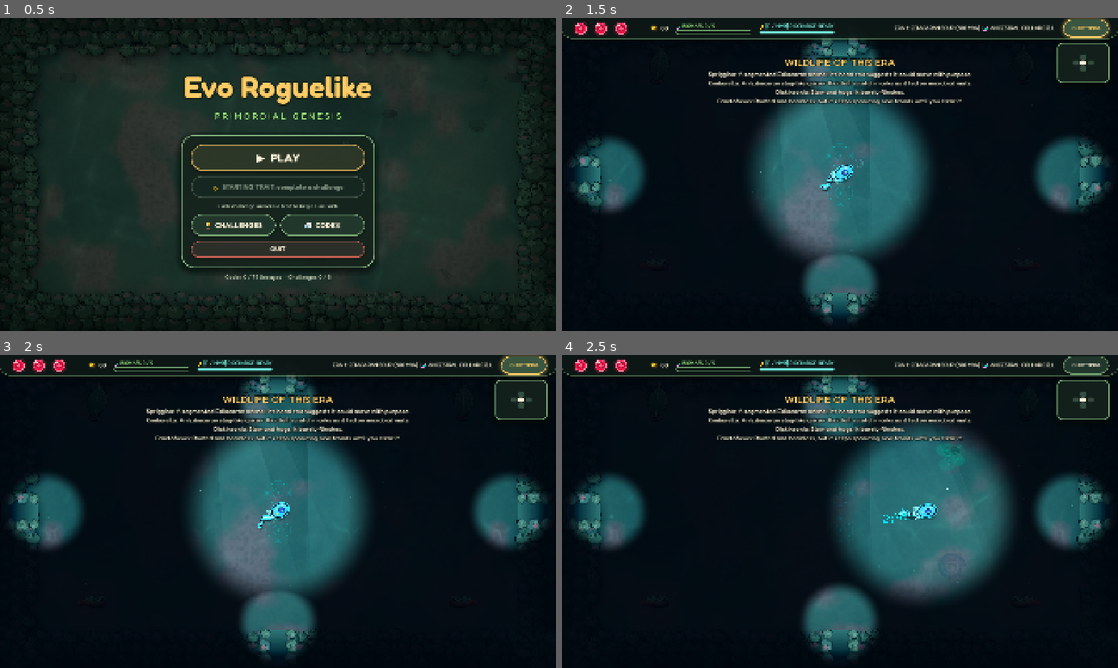
Above: before the commit, frames 1-4 (two rows, left to right).
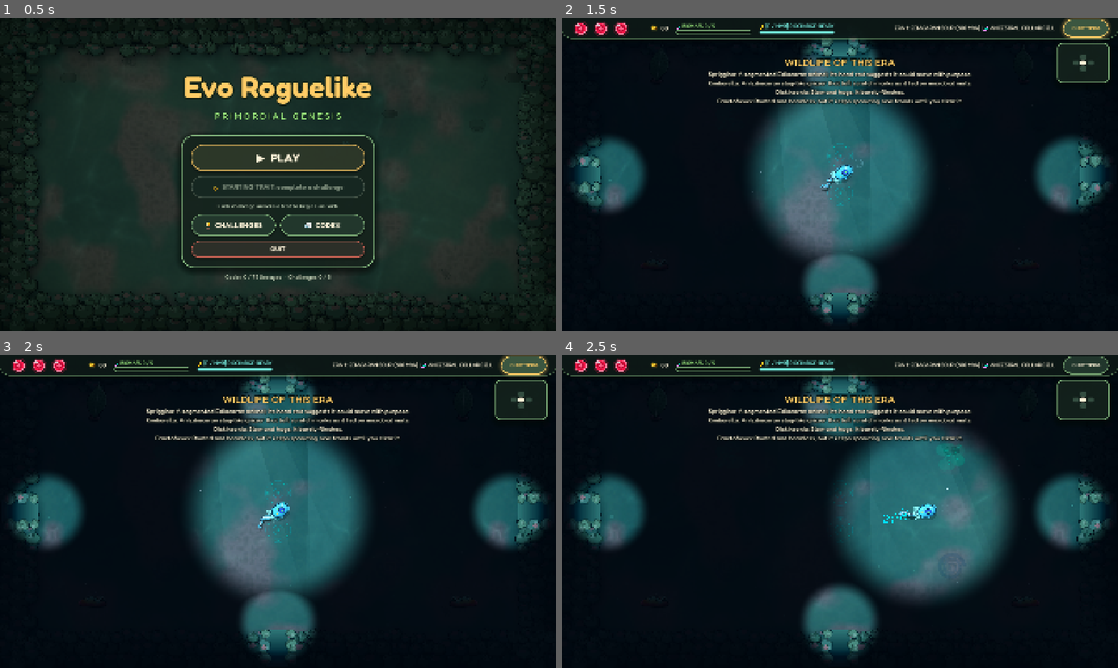
Above: after the commit, the same moments.

Repository: kurosatto/Game
Game: Godot game, scene res://MainMenu.tscn
Same seed, same stepped clock (60 frames per second), same inputs: the game is played once before the commit and once after it.
Inputs (mouse positions are in pixels of both pictures, inside the frame that each line leads up to):
- Up to frame 1 (0.5 s): no input
- Up to frame 2 (1.5 s): click "▶ PLAY" at 0.5 s; click "⚙ SETTINGS" at 1.25 s
- Up to frame 3 (2 s): no input
- Up to frame 4 (2.5 s): tap Enter at 2 s; move the mouse to (962, 495) at 2.02 s; hold D (move_right) from 2.03 s (still down); tap Shift (dash) at 2.1 s; click (962, 495) at 2.17 s; tap Space at 2.27 s

Frame 1 is identical in both runs. In frame 2, 0.1% of the frame differs, in the area x 46-53%, y 46-55%; in frame 3, 0.1%, in the area x 46-53%, y 46-56%; in frame 4, 0.1%.

Commit message:
Prototype: light and shade the player forms as rounded volumes
Co-Authored-By: Claude Opus 5.5 <noreply@anthropic.com>
Claude-Session: https://claude.ai/code/session_01MfNKW5Sgagkf8vqQY56gvZ

Diff:
--- a/PlayerBody.gd
+++ b/PlayerBody.gd
@@ -11,7 +11,7 @@
 
 const OUTLINE := Color(0.05, 0.07, 0.12, 1.0)
 # Rim around the silhouette so the player always reads as the player
-const HALO := Color(0.35, 0.93, 1.0, 1.0)
+const HALO := Color(0.42, 0.78, 0.86, 1.0)
 const OW := 2.0
 
 var player: Node = null
@@ -135,6 +135,7 @@
 	if not FORMS.has(form_id):
 		return
 	var spec: Array = FORMS[form_id]
+	_update_light()
 	# Whole-body motion: lunge into strikes, lag behind acceleration, shake
 	# when hurt
 	var off = Vector2(lunge * 4.0, 0) + _lag
@@ -183,7 +184,7 @@
 	return Color(0, 0, 0, 0.22) if shadow_pass else HALO
 
 func _rim_w() -> float:
-	return 0.0 if shadow_pass else 3.6
+	return 0.0 if shadow_pass else 2.4
 
 # Outlined filled polygon. The halo and shadow passes draw the silhouette only.
 func shape(pts: PackedVector2Array, col: Color, w: float = OW) -> bool:
@@ -199,7 +200,10 @@
 		else:
 			draw_polyline(rim, HALO, w + _rim_w(), true)
 		return true
-	draw_colored_polygon(pts, col)
+	if col.a > 0.8:
+		lit_poly(pts, col)
+	else:
+		draw_colored_polygon(pts, col)
 	if w > 0 and col.a > 0.8:
 		var r := Rect2(pts[0], Vector2.ZERO)
 		for q in pts:
@@ -210,8 +214,96 @@
 	if w > 0:
 		var loop := pts.duplicate()
 		loop.append(pts[0])
-		draw_polyline(loop, OUTLINE, w, true)
+		draw_polyline(loop, ink(col), w, true)
 	return true
+
+# ── Lighting ──
+# Every body part is shaded as a rounded volume lit from the top left of the
+# screen: a soft diffuse falloff into cool shadow, a wet specular glint and
+# a darker rim where the surface turns away, so parts read as solid, glossy
+# animal bodies instead of flat cut-outs.
+const LIGHT := Vector3(-0.42, -0.62, 0.66)
+var _L := LIGHT.normalized()
+
+func _update_light():
+	var l2 = Vector2(LIGHT.x, LIGHT.y).rotated(-global_rotation)
+	_L = Vector3(l2.x, l2.y, LIGHT.z).normalized()
+
+# Line colour: a deep shade of the part's own colour rather than flat black
+static func ink(col: Color) -> Color:
+	return Color(col.r * 0.22 + 0.03, col.g * 0.22 + 0.03, col.b * 0.26 + 0.05, 1.0)
+
+func lit(col: Color, n: Vector3) -> Color:
+	var d = n.dot(_L)
+	var diff = clamp(d * 0.5 + 0.5, 0.0, 1.0) # wrapped, soft terminator
+	diff = diff * diff * (3.0 - 2.0 * diff)
+	var shadow = Color(col.r * 0.42, col.g * 0.48, col.b * 0.62 + 0.04)
+	var light = Color(min(col.r * 1.12 + 0.04, 1.0), min(col.g * 1.1 + 0.04, 1.0), min(col.b * 1.05 + 0.03, 1.0))
+	var c = shadow.lerp(light, diff)
+	var h = (_L + Vector3(0, 0, 1)).normalized()
+	var spec = pow(max(n.dot(h), 0.0), 28.0) * 0.55
+	var rim = pow(1.0 - clamp(n.z, 0.0, 1.0), 3.0) * 0.18
+	return Color(min(c.r + spec - rim, 1.0), min(c.g + spec - rim, 1.0), min(c.b + spec - rim * 0.8, 1.0), col.a)
+
+const RINGS := [1.0, 0.86, 0.68, 0.46, 0.22]
+
+# Polygon shaded as a dome over its outline (rings shrinking to the centre)
+func lit_poly(pts: PackedVector2Array, col: Color):
+	var n = pts.size()
+	var c := Vector2.ZERO
+	for q in pts:
+		c += q
+	c /= n
+	var verts := PackedVector2Array()
+	var cols := PackedColorArray()
+	for s in RINGS:
+		var r = s * 0.94
+		var z = sqrt(max(0.0, 1.0 - r * r))
+		for q in pts:
+			var d: Vector2 = q - c
+			var dir = d.normalized() if d.length() > 0.001 else Vector2.ZERO
+			verts.append(c + d * s)
+			cols.append(lit(col, Vector3(dir.x * r, dir.y * r, z)))
+	verts.append(c)
+	cols.append(lit(col, Vector3(0, 0, 1)))
+	var idx := PackedInt32Array()
+	for k in RINGS.size() - 1:
+		for i in n:
+			var a = k * n + i
+			var b = k * n + (i + 1) % n
+			var a2 = a + n
+			var b2 = b + n
+			idx.append_array([a, b, b2, a, b2, a2])
+	var last = (RINGS.size() - 1) * n
+	var centre = verts.size() - 1
+	for i in n:
+		idx.append_array([last + i, last + (i + 1) % n, centre])
+	RenderingServer.canvas_item_add_triangle_array(get_canvas_item(), idx, verts, cols)
+
+# Long body shaded as a cylinder along its spine
+func lit_tube(spine: Array, widths: Array, col: Color):
+	var n = spine.size()
+	if n < 2:
+		return
+	var across := [-1.0, -0.7, -0.35, 0.0, 0.35, 0.7, 1.0]
+	var m = across.size()
+	var verts := PackedVector2Array()
+	var cols := PackedColorArray()
+	for i in n:
+		var a: Vector2 = spine[max(i - 1, 0)]
+		var b: Vector2 = spine[min(i + 1, n - 1)]
+		var tn = (b - a).normalized()
+		var nm = Vector2(-tn.y, tn.x)
+		for u in across:
+			var uu = u * 0.94
+			verts.append(spine[i] + nm * widths[i] * u)
+			cols.append(lit(col, Vector3(nm.x * uu, nm.y * uu, sqrt(1.0 - uu * uu))))
+	var idx := PackedInt32Array()
+	for i in n - 1:
+		for j in m - 1:
+			var a = i * m + j
+			idx.append_array([a, a + 1, a + m + 1, a, a + m + 1, a + m])
+	RenderingServer.canvas_item_add_triangle_array(get_canvas_item(), idx, verts, cols)
 
 func fill(pts: PackedVector2Array, col: Color):
 	if halo_pass or pts.size() < 3 or Geometry2D.triangulate_polygon(pts).is_empty():
@@ -234,8 +326,11 @@
 			draw_circle(c, r + w * 0.5 + (0.0 if shadow_pass else 2.5), _rim_col(), true, -1.0, true)
 		return
 	if w > 0:
-		draw_circle(c, r + w * 0.5, OUTLINE, true, -1.0, true)
-	draw_circle(c, r, col, true, -1.0, true)
+		draw_circle(c, r + w * 0.5, ink(col), true, -1.0, true)
+	if col.a > 0.8 and r > 2.5:
+		lit_poly(ellipse_pts(c, r, r, 0.0, 18), col)
+	else:
+		draw_circle(c, r, col, true, -1.0, true)
 
 func dot(c: Vector2, r: float, col: Color):
 	if not halo_pass:
@@ -262,12 +357,13 @@
 			draw_circle(p, hw * 0.5, _rim_col(), true, -1.0, true)
 		return
 	if outline:
-		draw_polyline(pts, OUTLINE, w + 3.0, true)
+		draw_polyline(pts, ink(col), w + 3.0, true)
 		for p in pts:
-			draw_circle(p, (w + 3.0) * 0.5, OUTLINE, true, -1.0, true)
-	draw_polyline(pts, col, w, true)
+			draw_circle(p, (w + 3.0) * 0.5, ink(col), true, -1.0, true)
+	draw_polyline(pts, lit(col, Vector3(0, 0, 1)).darkened(0.12), w, true)
 	for p in pts:
-		draw_circle(p, w * 0.5, col, true, -1.0, true)
+		draw_circle(p, w * 0.5, lit(col, Vector3(0, 0, 1)).darkened(0.12), true, -1.0, true)
+	_limb_shine(pts, w, col)
 
 # Tapered limb: each piece thinner than the last
 func taper(pts: PackedVector2Array, w0: float, w1: float, col: Color, outline: bool = true):
@@ -283,17 +379,40 @@
 			draw_circle(pts[i], (w + 3.0 + _rim_w()) * 0.5, _rim_col(), true, -1.0, true)
 		draw_circle(pts[n - 1], (w1 + 3.0 + _rim_w()) * 0.5, _rim_col(), true, -1.0, true)
 		return
+	var k = ink(col)
+	var base = lit(col, Vector3(0, 0, 1)).darkened(0.12)
 	if outline:
 		for i in n - 1:
 			var w = lerp(w0, w1, i / float(max(n - 2, 1)))
-			draw_line(pts[i], pts[i + 1], OUTLINE, w + 3.0, true)
-			draw_circle(pts[i], (w + 3.0) * 0.5, OUTLINE, true, -1.0, true)
-		draw_circle(pts[n - 1], (w1 + 3.0) * 0.5, OUTLINE, true, -1.0, true)
+			draw_line(pts[i], pts[i + 1], k, w + 3.0, true)
+			draw_circle(pts[i], (w + 3.0) * 0.5, k, true, -1.0, true)
+		draw_circle(pts[n - 1], (w1 + 3.0) * 0.5, k, true, -1.0, true)
 	for i in n - 1:
 		var w = lerp(w0, w1, i / float(max(n - 2, 1)))
-		draw_line(pts[i], pts[i + 1], col, w, true)
-		draw_circle(pts[i], w * 0.5, col, true, -1.0, true)
-	draw_circle(pts[n - 1], w1 * 0.5, col, true, -1.0, true)
+		draw_line(pts[i], pts[i + 1], base, w, true)
+		draw_circle(pts[i], w * 0.5, base, true, -1.0, true)
+	draw_circle(pts[n - 1], w1 * 0.5, base, true, -1.0, true)
+	_limb_shine(pts, (w0 + w1) * 0.5, col)
+
+# Round limbs: a shadow along the side away from the light and a thin glint
+# along the lit side
+func _limb_shine(pts: PackedVector2Array, w: float, col: Color):
+	if w < 1.6:
+		return
+	var l2 = Vector2(_L.x, _L.y).normalized()
+	var dark := PackedVector2Array()
+	var glint := PackedVector2Array()
+	for i in pts.size():
+		var a: Vector2 = pts[max(i - 1, 0)]
+		var b: Vector2 = pts[min(i + 1, pts.size() - 1)]
+		var tn = (b - a).normalized()
+		var nm = Vector2(-tn.y, tn.x)
+		var side = 1.0 if nm.dot(l2) > 0.0 else -1.0
+		glint.append(pts[i] + nm * side * w * 0.22)
+		dark.append(pts[i] - nm * side * w * 0.28)
+	var g = lit(col, Vector3(l2.x * 0.5, l2.y * 0.5, 0.86))
+	draw_polyline(dark, lit(col, Vector3(-l2.x * 0.8, -l2.y * 0.8, 0.6)), w * 0.32, true)
+	draw_polyline(glint, Color(g.r, g.g, g.b, 0.55), max(0.7, w * 0.14), true)
 
 func tube_pts(spine: Array, widths: Array) -> PackedVector2Array:
 	var left := PackedVector2Array()
@@ -319,15 +438,14 @@
 
 # Tube with a shadowed belly side and a lit back, so round bodies read round
 func tube_shaded(spine: Array, widths: Array, col: Color, w: float = OW):
-	tube(spine, widths, col, 0.0 if not halo_pass else w)
 	if halo_pass:
+		tube(spine, widths, col, w)
 		return
-	band(spine, widths, 1.0, 0.42, shade(col, 0.78))
-	band(spine, widths, -1.0, 0.3, shade(col, 1.22), 0.25)
+	lit_tube(spine, widths, col)
 	if w > 0:
 		var loop := tube_pts(spine, widths)
 		loop.append(loop[0])
-		draw_polyline(loop, OUTLINE, w, true)
+		draw_polyline(loop, ink(col), w, true)
 
 func band(spine: Array, widths: Array, side: float, depth: float, col: Color, inset: float = 0.0):
 	if halo_pass:
